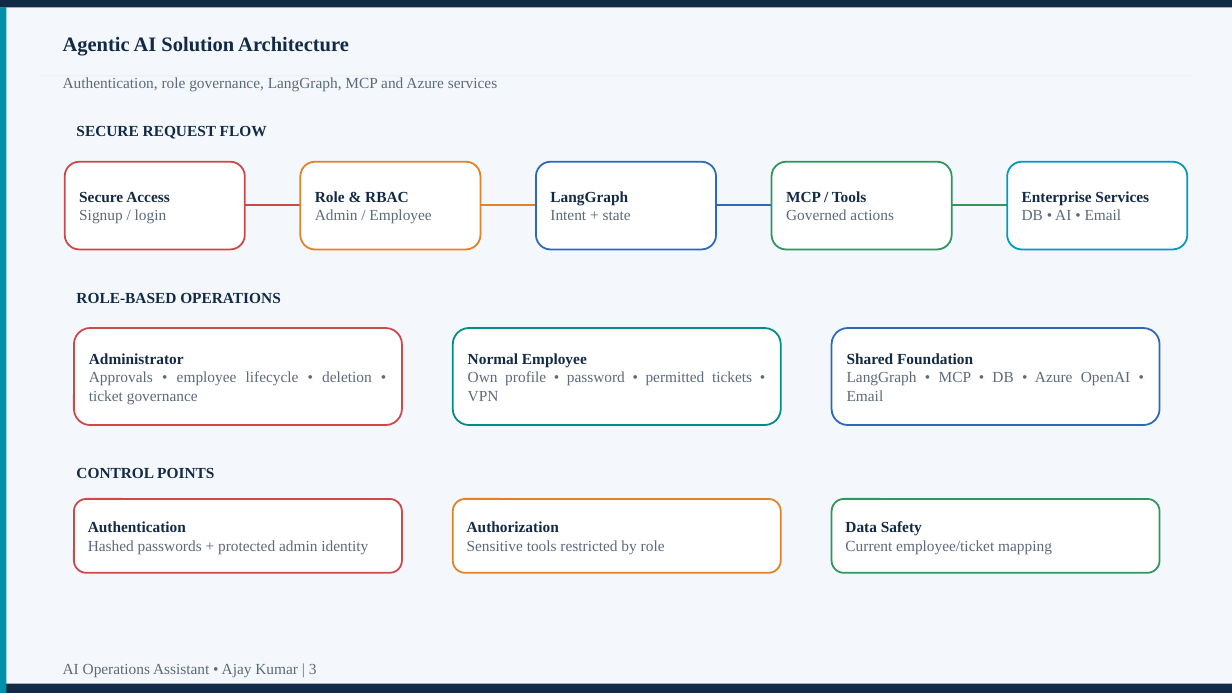
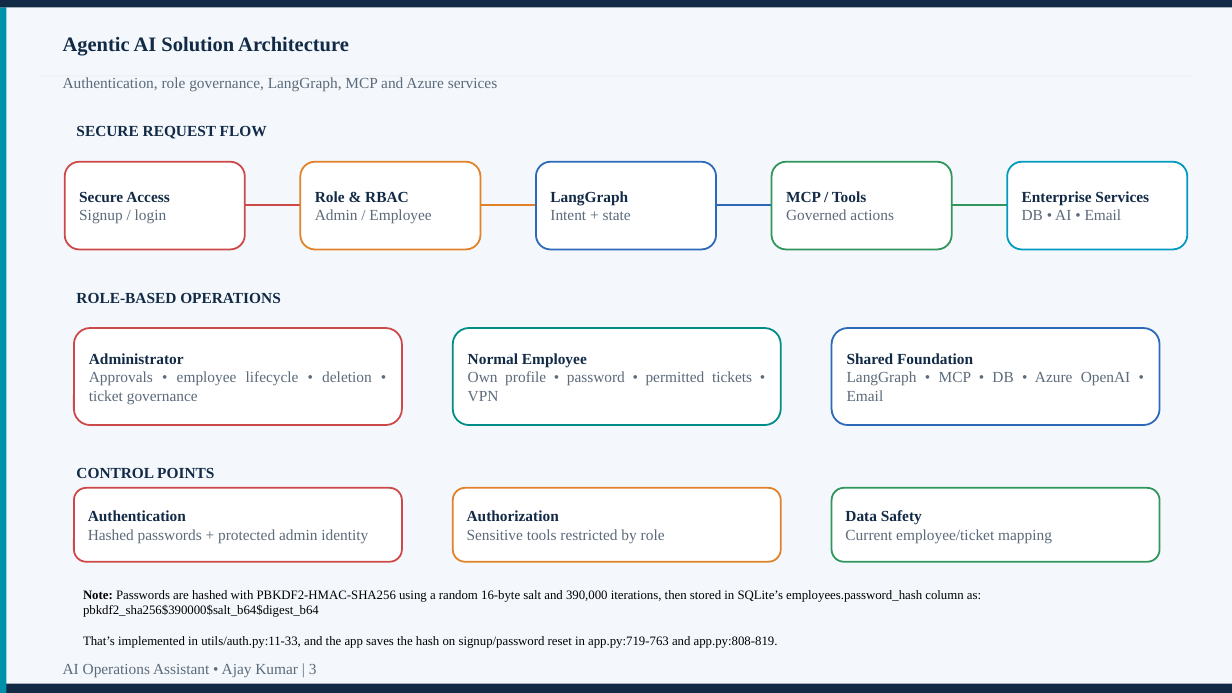
Before and after one commit to helloajay21-max/-it-support-assistant, a slide deck: slide 3 of AI_Operations_Assistant_Using_Agentic_AI_Ajay_Kumar_Presentation.pptx. Drawn at 1232x693 pixels with LibreOffice and Linux fonts; fonts in the diff are those of the drawing. Boxes give left, top, right and bottom in pixels: in the first picture for what was removed or moved away, otherwise in the second. Text is boxed around its words. In the diff, an @@ line names an element or a change of style, - is before the commit and + after.

Commit message:
Updated PPT

```diff
--- a/AI_Operations_Assistant_Using_Agentic_AI_Ajay_Kumar_Presentation.pptx
+++ b/AI_Operations_Assistant_Using_Agentic_AI_Ajay_Kumar_Presentation.pptx
@@ 3 rounded rectangles moved together from (x1=74, y1=499, x2=1160, y2=573) to (x1=74, y1=488, x2=1160, y2=562) @@
@@ text added at (x1=83, y1=590, x2=981, y2=648), 10 pt, text #000000 @@
+Note: Passwords are hashed with PBKDF2-HMAC-SHA256 using a random 16-byte salt and 390,000 iterations, then stored in SQLite’s employees.password_hash column as:
+pbkdf2_sha256$390000$salt_b64$digest_b64
+That’s implemented in utils/auth.py:11-33, and the app saves the hash on signup/password reset in app.py:719-763 and app.py:808-819.
```
